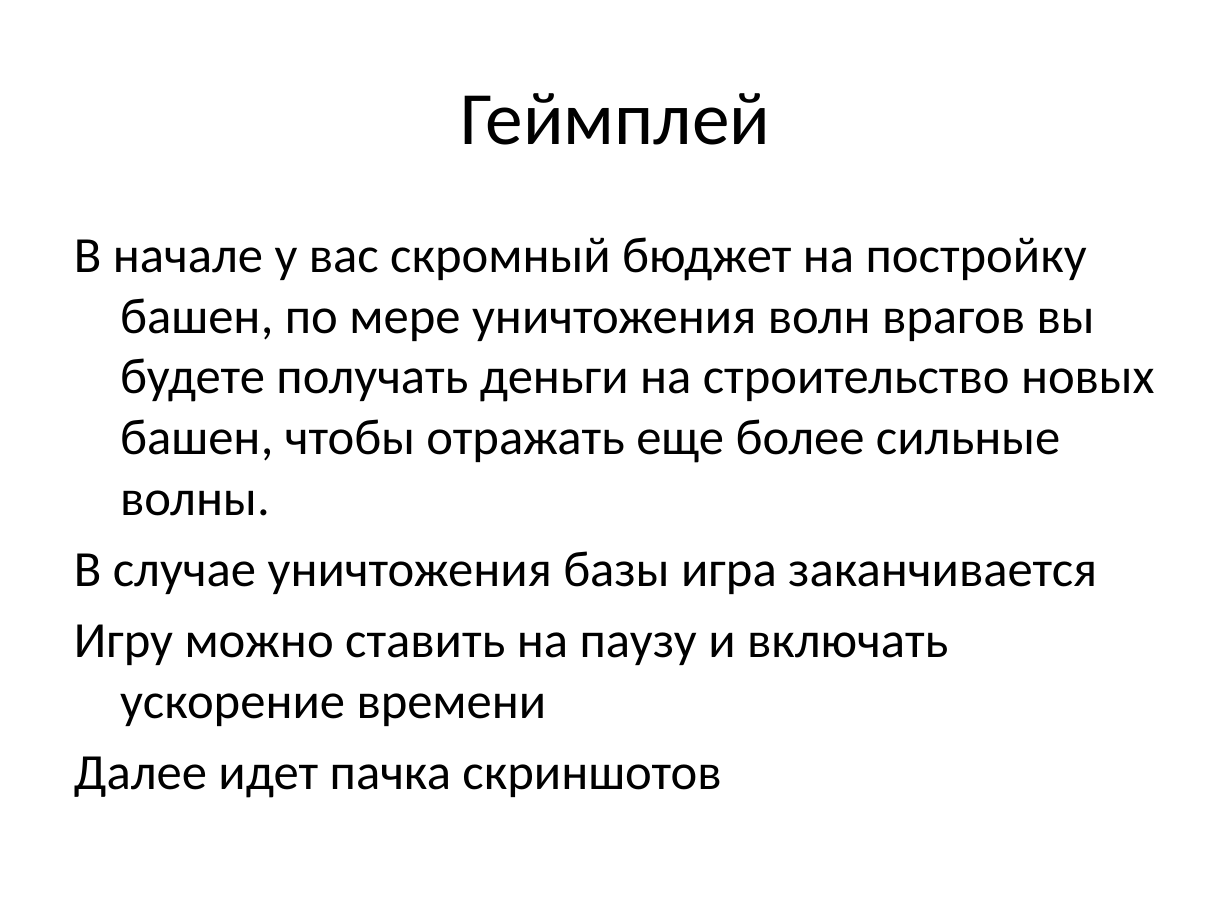
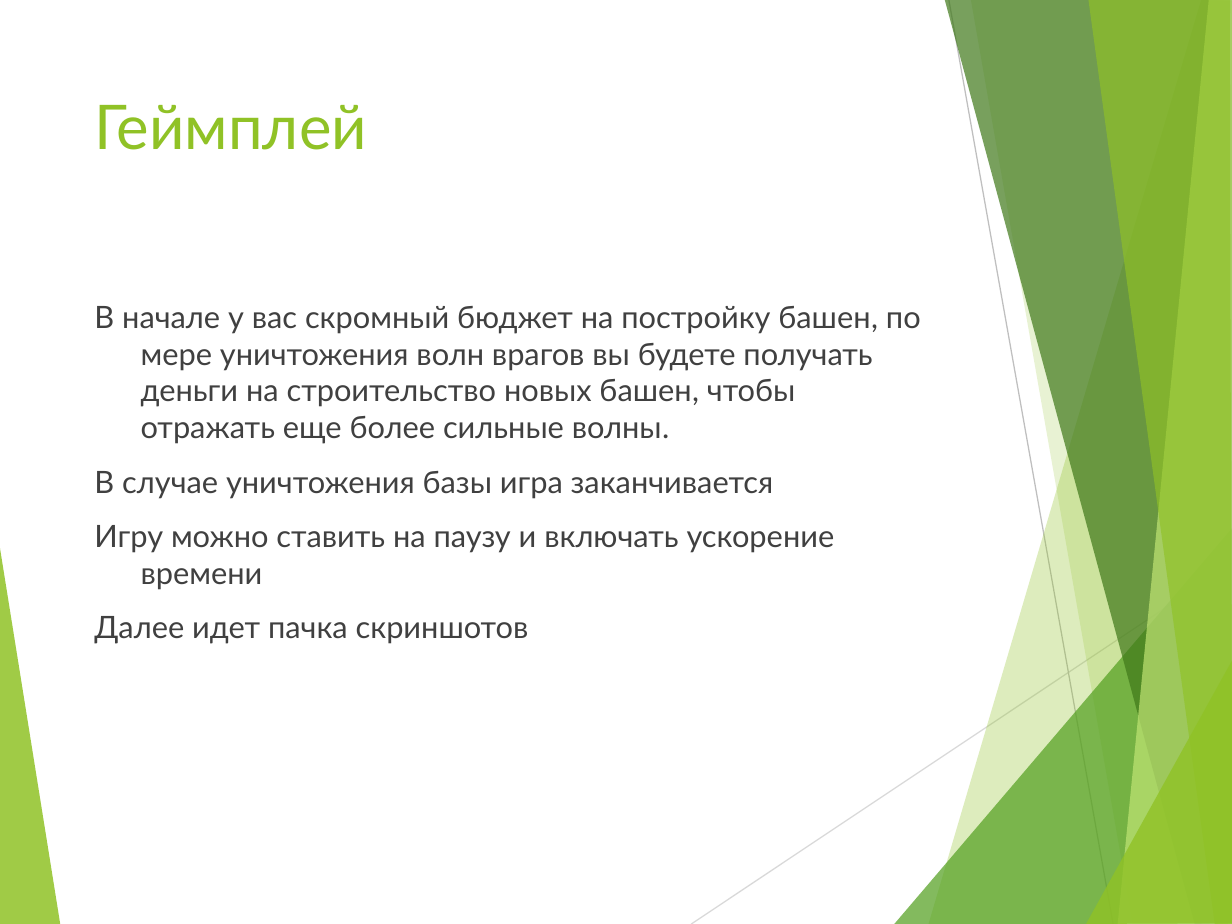
Before and after one commit to Mixaxa1/td-game-project, a slide deck: slide 5 of Презентация.pptx (slide 3 before the commit). Drawn at 1232x924 pixels with LibreOffice and Linux fonts; fonts in the diff are those of the drawing. Boxes give left, top, right and bottom in pixels: in the first picture for what was removed or moved away, otherwise in the second. Text is boxed around its words. In the diff, an @@ line names an element or a change of style, - is before the commit and + after.

```diff
--- a/Презентация.pptx
+++ b/Презентация.pptx
@@ title "Геймплей": place and size @@
-title "Геймплей" at box(461, 93, 770, 145)
+title "Геймплей" at box(94, 105, 367, 150)
@@ title "Геймплей" at box(94, 105, 367, 150): size 44 to 36 pt, font Calibri to Lato, text colour #000000 to #90C226; alignment centre to left; vertical alignment middle to top @@
@@ text "В начале у вас скромный ...": place and size @@
-text "В начале у вас скромный ..." at box(74, 237, 1155, 798)
+text "В начале у вас скромный ..." at box(94, 306, 921, 644)
@@ text "В начале у вас скромный ..." at box(94, 306, 921, 644): size 29.6 to 18 pt, font Calibri to Lato, text colour #000000 to #404040; more space between paragraphs @@
@@ group added at box(0, 0, 1232, 924): 8 freeform shapes, 2 lines @@
```
Also in this commit, not shown: 5 other slides changed, 2 slides added, 1 other file.
